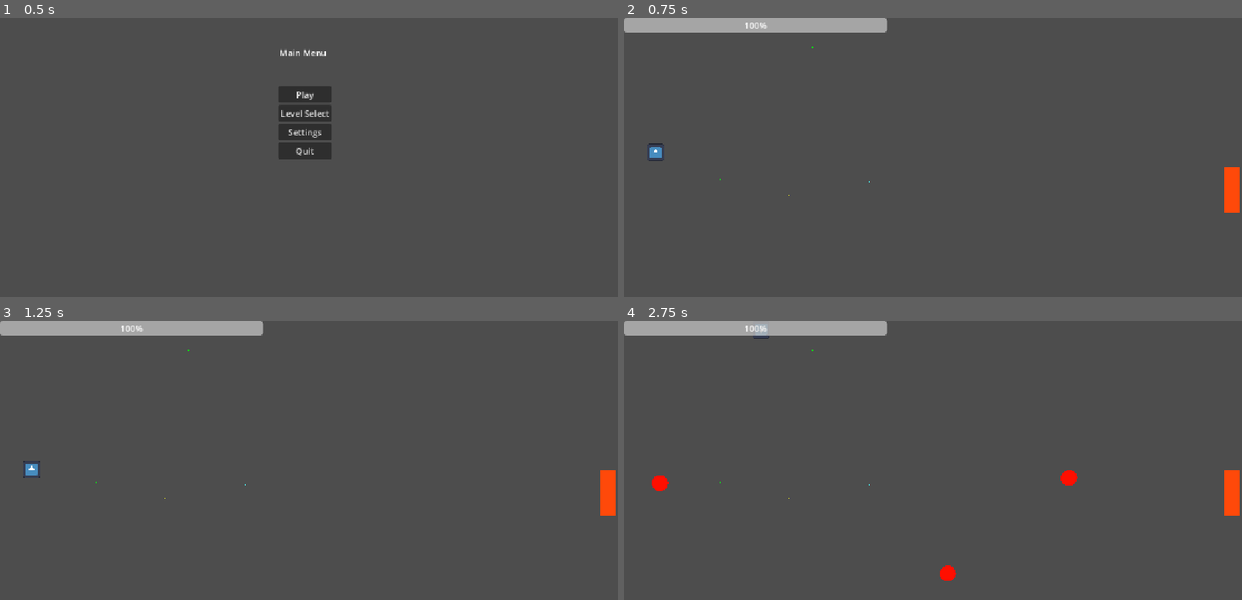
Above: before the commit, frames 1-4 (two rows, left to right).
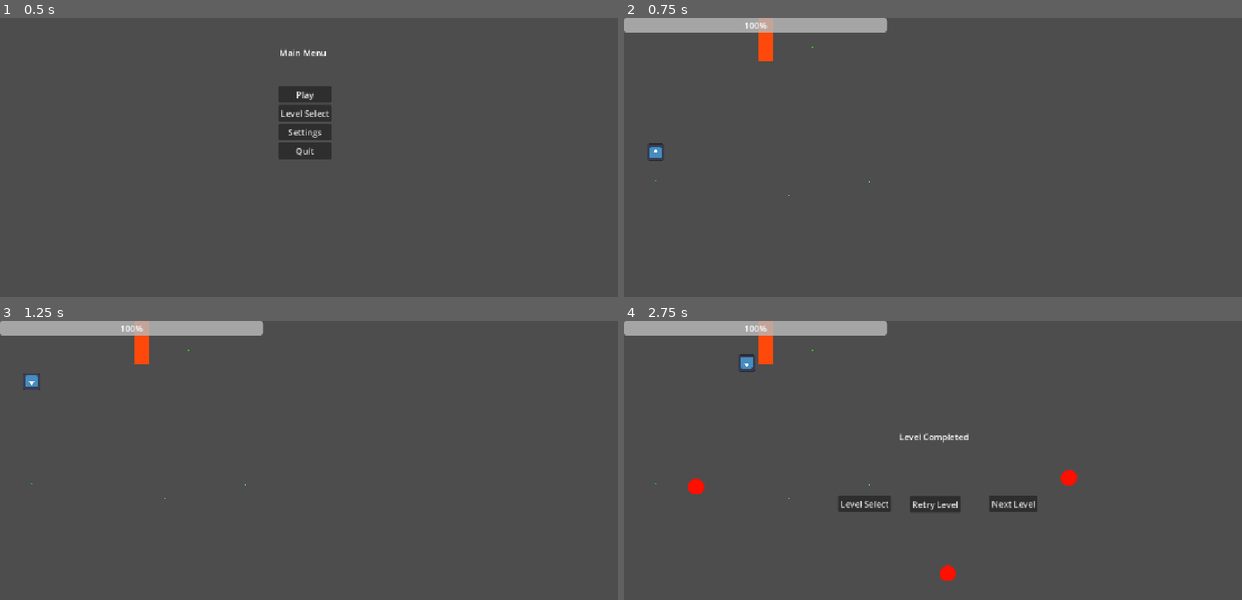
Above: after the commit, the same moments.

Repository: Cayuga007/summer-summit-2026
Game: Godot game, scene res://UI/Main_menu.tscn
The game is run twice, just before and just after one commit, with the same random seed, the same clock (stepped at 60 frames per second) and the same inputs. The engine's default icon, where the game draws it, is replaced by a stand-in: a white triangle on a blue panel in a dark square.
Inputs (mouse positions are in pixels of both pictures, inside the frame that each line leads up to):
- Up to frame 1 (0.5 s): no input
- Up to frame 2 (0.75 s): click "Play" at 0.5 s
- Up to frame 3 (1.25 s): no input
- Up to frame 4 (2.75 s): move the mouse to (1068, 477) at 1.27 s; hold D (right) from 1.28 s (still down); click (1068, 477) at 1.42 s; tap Space (jump) at 1.52, 2.27 s; move the mouse to (809, 513) at 2.02 s

Frame 1 is identical in both runs. In frame 2, 0.8% of the frame differs, in the area x 5-100%, y 0-70%; in frame 3, 0.9%; in frame 4, 2.5%, in the area x 4-100%, y 0-70%.

Commit message:
added R reset

Diff:
--- a/Levels/Level_1.tscn
+++ b/Levels/Level_1.tscn
@@ -25,7 +25,7 @@
 position = Vector2(117, 99)
 
 [node name="Platform" parent="." unique_id=870433869 instance=ExtResource("2_8a5oj")]
-position = Vector2(133.00006, 214)
+position = Vector2(268, 228)
 
 [node name="Platform3" parent="." unique_id=1487216132 instance=ExtResource("2_8a5oj")]
 position = Vector2(1206.0001, 551)
@@ -44,7 +44,7 @@
 shape = SubResource("WorldBoundaryShape2D_8a5oj")
 
 [node name="VictoryDoor" parent="." unique_id=619035289 instance=ExtResource("3_nl7va")]
-position = Vector2(2267, 249)
+position = Vector2(527, -315)
 
 [node name="IcePlatform" parent="." unique_id=1287491701 instance=ExtResource("6_ntpbt")]
 position = Vector2(914, 220)
@@ -55,7 +55,7 @@
 scale = Vector2(4, 4)
 
 [node name="GravityPlatform" parent="." unique_id=1574595770 instance=ExtResource("8_uq0sc")]
-position = Vector2(356.00003, 212)
+position = Vector2(117, 217)
 scale = Vector2(4, 4)
 
 [node name="GravityPlatform2" parent="." unique_id=1574595771 instance=ExtResource("8_uq0sc")]
--- a/Levels/Level_2.tscn
+++ b/Levels/Level_2.tscn
@@ -6,6 +6,7 @@
 [ext_resource type="PackedScene" uid="uid://cm2yksx2t35f0" path="res://platforms/platform.tscn" id="4_dbc5v"]
 [ext_resource type="PackedScene" uid="uid://cm1hyrx840p0x" path="res://victory_door.tscn" id="5_t5q4t"]
 [ext_resource type="PackedScene" uid="uid://otae08kccpyf" path="res://platforms/PortalPlatform.tscn" id="6_tfynm"]
+[ext_resource type="PackedScene" uid="uid://3x3t13qaswo7" path="res://platforms/GravityPlatform.tscn" id="7_vb2uo"]
 
 [sub_resource type="WorldBoundaryShape2D" id="WorldBoundaryShape2D_8a5oj"]
 
@@ -22,7 +23,7 @@
 position = Vector2(1079, 126)
 
 [node name="Platform" parent="." unique_id=1061748757 instance=ExtResource("4_dbc5v")]
-position = Vector2(1080, 197)
+position = Vector2(1079, 225)
 
 [node name="Wall" type="StaticBody2D" parent="." unique_id=421238776]
 rotation = 1.5707964
@@ -38,10 +39,13 @@
 shape = SubResource("WorldBoundaryShape2D_8a5oj")
 
 [node name="VictoryDoor" parent="." unique_id=1062209962 instance=ExtResource("5_t5q4t")]
-position = Vector2(1258, 116)
+position = Vector2(1171, 144)
 
 [node name="PortalPlatform" parent="." unique_id=1487216132 instance=ExtResource("6_tfynm")]
 position = Vector2(980, 201)
 
 [node name="PortalPlatform2" parent="." unique_id=83747843 instance=ExtResource("6_tfynm")]
 position = Vector2(252, 108)
+
+[node name="GravityPlatform" parent="." unique_id=1227455107 instance=ExtResource("7_vb2uo")]
+position = Vector2(1089, 341)
--- a/Levels/Level_3.tscn
+++ b/Levels/Level_3.tscn
@@ -5,40 +5,43 @@
 [ext_resource type="PackedScene" uid="uid://32q6t44ytub2" path="res://Player.tscn" id="3_aig73"]
 [ext_resource type="PackedScene" uid="uid://cm2yksx2t35f0" path="res://platforms/platform.tscn" id="4_c0thm"]
 [ext_resource type="PackedScene" uid="uid://cm1hyrx840p0x" path="res://victory_door.tscn" id="5_fwchg"]
-
+[ext_resource type="PackedScene" uid="uid://3x3t13qaswo7" path="res://platforms/GravityPlatform.tscn" id="6_usv5v"]
 
 [sub_resource type="WorldBoundaryShape2D" id="WorldBoundaryShape2D_8a5oj"]
 
-[node name="Level_3" type="Node2D"]
+[node name="Level_3" type="Node2D" unique_id=1472610650]
 script = ExtResource("1_67bi5")
 
-[node name="LevelCompleted" parent="." instance=ExtResource("2_usv5v")]
+[node name="LevelCompleted" parent="." unique_id=2127344591 instance=ExtResource("2_usv5v")]
 
-[node name="Camera2D" type="Camera2D" parent="."]
+[node name="Camera2D" type="Camera2D" parent="." unique_id=1147169212]
 position = Vector2(1151, 258)
 zoom = Vector2(0.5, 0.5)
 
-[node name="Player" parent="." instance=ExtResource("3_aig73")]
-position = Vector2(117, 99)
+[node name="Player" parent="." unique_id=319877246 instance=ExtResource("3_aig73")]
+position = Vector2(131, 110)
 
-[node name="Platform" parent="." instance=ExtResource("4_c0thm")]
-position = Vector2(133.00006, 214)
+[node name="Platform" parent="." unique_id=1848658483 instance=ExtResource("4_c0thm")]
+position = Vector2(129, 309)
 
-[node name="Platform" parent="Platform" instance=ExtResource("4_c0thm")]
+[node name="Platform" parent="Platform" unique_id=1367768912 instance=ExtResource("4_c0thm")]
 position = Vector2(87.92307, 254)
 
-[node name="Wall" type="StaticBody2D" parent="."]
+[node name="Wall" type="StaticBody2D" parent="." unique_id=2128021129]
 rotation = 1.5707964
 
-[node name="CollisionShape2D" type="CollisionShape2D" parent="Wall"]
+[node name="CollisionShape2D" type="CollisionShape2D" parent="Wall" unique_id=1376913253]
 position = Vector2(290, 1.9999876)
 shape = SubResource("WorldBoundaryShape2D_8a5oj")
 
-[node name="Floor" type="StaticBody2D" parent="."]
+[node name="Floor" type="StaticBody2D" parent="." unique_id=1246017605]
 
-[node name="CollisionShape2D" type="CollisionShape2D" parent="Floor"]
+[node name="CollisionShape2D" type="CollisionShape2D" parent="Floor" unique_id=757868348]
 position = Vector2(4, 644)
 shape = SubResource("WorldBoundaryShape2D_8a5oj")
 
-[node name="VictoryDoor" parent="." instance=ExtResource("5_fwchg")]
-position = Vector2(636, 371)
+[node name="VictoryDoor" parent="." unique_id=631303900 instance=ExtResource("5_fwchg")]
+position = Vector2(218, 156)
+
+[node name="GravityPlatform" parent="." unique_id=1487216132 instance=ExtResource("6_usv5v")]
+position = Vector2(132, 213)
--- a/Levels/Level_4.tscn
+++ b/Levels/Level_4.tscn
@@ -4,42 +4,45 @@
 [ext_resource type="PackedScene" uid="uid://qth4natevc18" path="res://UI/Level_completed.tscn" id="2_gxrhw"]
 [ext_resource type="PackedScene" uid="uid://32q6t44ytub2" path="res://Player.tscn" id="3_a03ay"]
 [ext_resource type="PackedScene" uid="uid://cm2yksx2t35f0" path="res://platforms/platform.tscn" id="4_8525h"]
+[ext_resource type="PackedScene" uid="uid://3x3t13qaswo7" path="res://platforms/GravityPlatform.tscn" id="5_gxrhw"]
 [ext_resource type="PackedScene" uid="uid://cm1hyrx840p0x" path="res://victory_door.tscn" id="5_xlqhf"]
-
 
 [sub_resource type="WorldBoundaryShape2D" id="WorldBoundaryShape2D_8a5oj"]
 
-[node name="Level_4" type="Node2D"]
+[node name="Level_4" type="Node2D" unique_id=849106516]
 script = ExtResource("1_7hq0g")
 
-[node name="LevelCompleted" parent="." instance=ExtResource("2_gxrhw")]
+[node name="LevelCompleted" parent="." unique_id=787886248 instance=ExtResource("2_gxrhw")]
 
-[node name="Camera2D" type="Camera2D" parent="."]
+[node name="Camera2D" type="Camera2D" parent="." unique_id=1562133220]
 position = Vector2(1151, 258)
 zoom = Vector2(0.5, 0.5)
 
-[node name="Player" parent="." instance=ExtResource("3_a03ay")]
+[node name="Player" parent="." unique_id=1387215192 instance=ExtResource("3_a03ay")]
 position = Vector2(1795, 190)
 
-[node name="Platform" parent="." instance=ExtResource("4_8525h")]
+[node name="Platform" parent="." unique_id=693566918 instance=ExtResource("4_8525h")]
 position = Vector2(133.00006, 214)
 
-[node name="Platform" parent="Platform" instance=ExtResource("4_8525h")]
-position = Vector2(133.00003, 63)
+[node name="Platform" parent="Platform" unique_id=247115006 instance=ExtResource("4_8525h")]
+position = Vector2(1668, 295)
 scale = Vector2(1.8705151, 0.6905342)
 
-[node name="Wall" type="StaticBody2D" parent="."]
+[node name="GravityPlatform" parent="Platform" unique_id=1487216132 instance=ExtResource("5_gxrhw")]
+position = Vector2(1660, 82)
+
+[node name="Wall" type="StaticBody2D" parent="." unique_id=1645398664]
 rotation = 1.5707964
 
-[node name="CollisionShape2D" type="CollisionShape2D" parent="Wall"]
+[node name="CollisionShape2D" type="CollisionShape2D" parent="Wall" unique_id=1108229782]
 position = Vector2(290, 1.9999876)
 shape = SubResource("WorldBoundaryShape2D_8a5oj")
 
-[node name="Floor" type="StaticBody2D" parent="."]
+[node name="Floor" type="StaticBody2D" parent="." unique_id=369633631]
 
-[node name="CollisionShape2D" type="CollisionShape2D" parent="Floor"]
-position = Vector2(4, 644)
+[node name="CollisionShape2D" type="CollisionShape2D" parent="Floor" unique_id=2143715270]
+position = Vector2(1, 907)
 shape = SubResource("WorldBoundaryShape2D_8a5oj")
 
-[node name="VictoryDoor" parent="." instance=ExtResource("5_xlqhf")]
+[node name="VictoryDoor" parent="." unique_id=1340418652 instance=ExtResource("5_xlqhf")]
 position = Vector2(2071, 192)
--- a/platforms/PortalPlatform.tscn
+++ b/platforms/PortalPlatform.tscn
@@ -8,8 +8,6 @@
 [sub_resource type="CircleShape2D" id="CircleShape2D_wnu83"]
 
 [sub_resource type="SphereMesh" id="SphereMesh_tuo1d"]
-radius = 9.646
-height = 19.293
 
 [node name="PortalPlatform" type="StaticBody2D" unique_id=1487216132 groups=["portal"]]
 modulate = Color(0, 1, 0.5764706, 1)
--- a/player.gd
+++ b/player.gd
@@ -57,6 +57,11 @@
 
 
 func _physics_process(delta: float) -> void:
+	if Input.is_action_just_pressed("reset"):
+		LevelManager.retry()
+		return
+
+
 	if _portal_cooldown > 0.0:
 		_portal_cooldown -= delta
 
--- a/project.godot
+++ b/project.godot
@@ -59,6 +59,11 @@
 , Object(InputEventJoypadButton,"resource_local_to_scene":false,"resource_name":"","device":-1,"button_index":6,"pressure":0.0,"pressed":false,"script":null)
 ]
 }
+reset={
+"deadzone": 0.2,
+"events": [Object(InputEventKey,"resource_local_to_scene":false,"resource_name":"","device":-1,"window_id":0,"alt_pressed":false,"shift_pressed":false,"ctrl_pressed":false,"meta_pressed":false,"pressed":false,"keycode":0,"physical_keycode":82,"key_label":0,"unicode":114,"location":0,"echo":false,"script":null)
+]
+}
 
 [physics]
 
